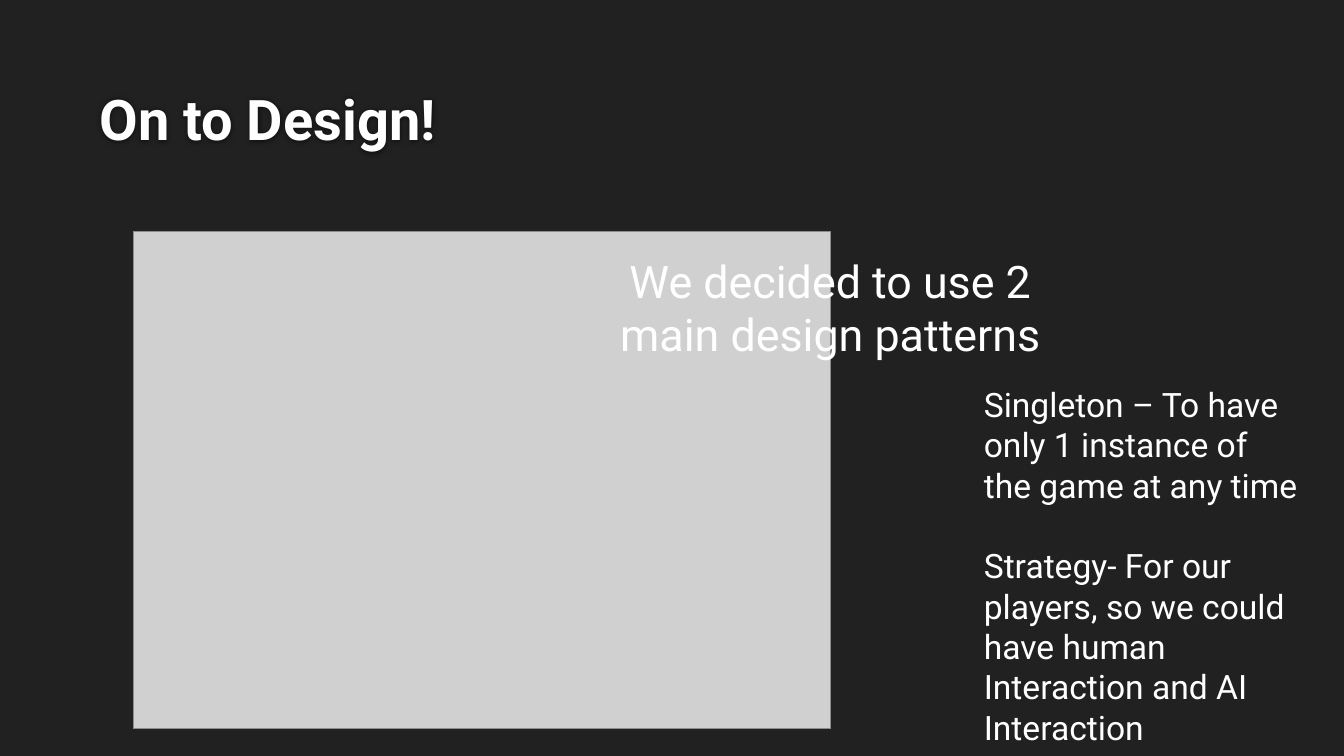
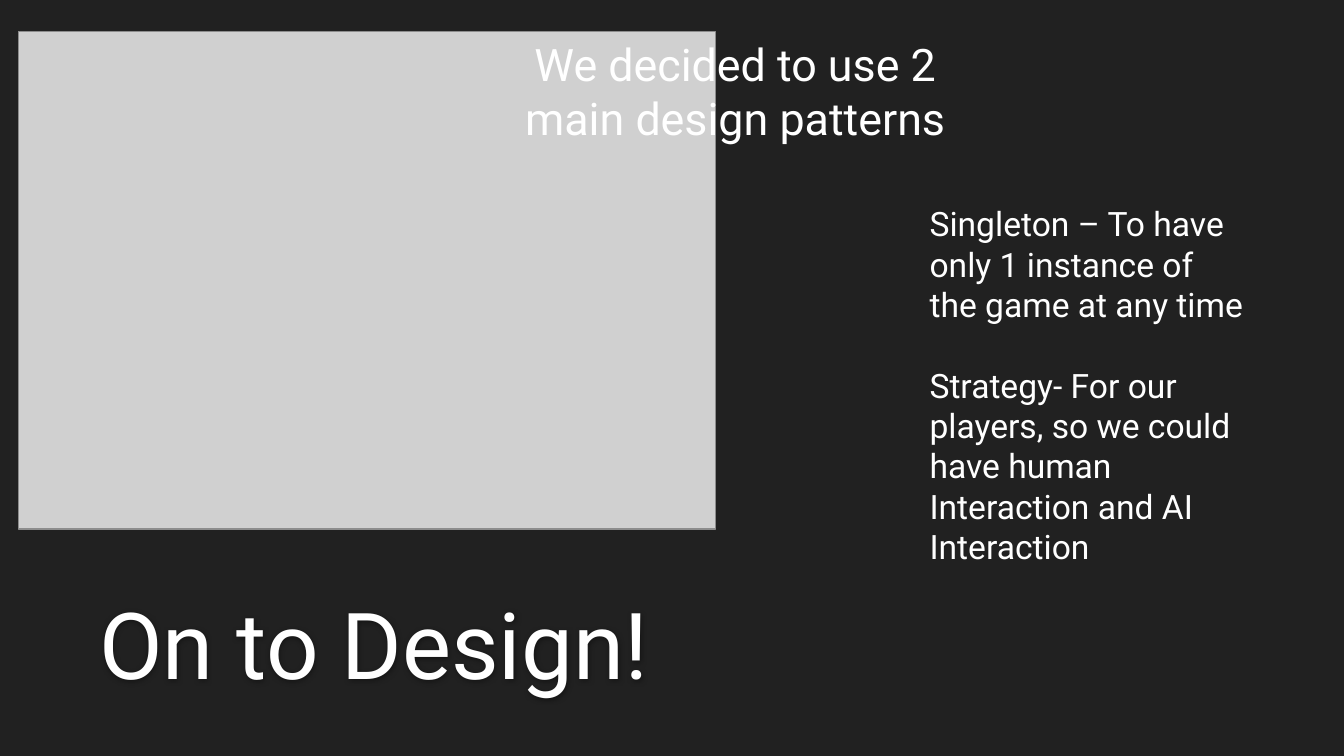
Before and after one commit to Asheng321/M4hjong, a slide deck: slide 5 of ProjectDocumentation/M4hjong.pptx. Drawn at 1344x756 pixels with LibreOffice and Linux fonts; fonts in the diff are those of the drawing; grey boxes stand for pictures; background and template pictures are left out. Boxes give left, top, right and bottom in pixels: in the first picture for what was removed or moved away, otherwise in the second. Text is boxed around its words. In the diff, an @@ line names an element or a change of style, - is before the commit and + after.

```diff
--- a/ProjectDocumentation/M4hjong.pptx
+++ b/ProjectDocumentation/M4hjong.pptx
@@ picture: place and size @@
-picture at box(133, 232, 831, 729)
+picture at box(18, 32, 716, 529)
@@ text "We decided to use 2 ...": place and size @@
-text "We decided to use 2 ..." at box(620, 256, 1041, 363)
+text "We decided to use 2 ..." at box(525, 40, 946, 146)
@@ text "Singleton – To have only ...": place and size @@
-text "Singleton – To have only ..." at box(984, 391, 1297, 700)
+text "Singleton – To have only ..." at box(930, 210, 1242, 520)
@@ subtitle "On to Design!": place and size @@
-subtitle "On to Design!" at box(99, 98, 436, 152)
+subtitle "On to Design!" at box(99, 612, 648, 699)
@@ subtitle "On to Design!" at box(99, 612, 648, 699): size 40 to 66 pt, text colour #FEFEFE to #FFFFFF, bold off; more space between paragraphs; vertical alignment bottom to top @@
```
Also in this commit, not shown: 2 other slides changed, 19 other files.
